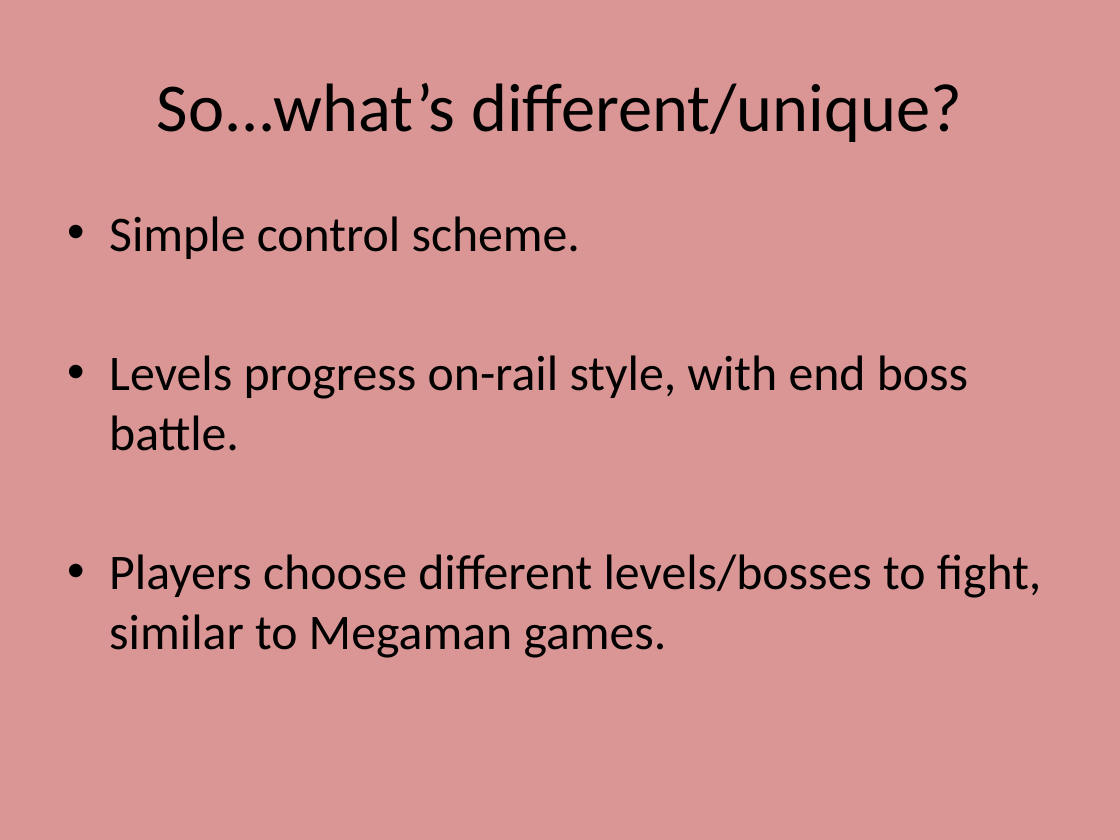
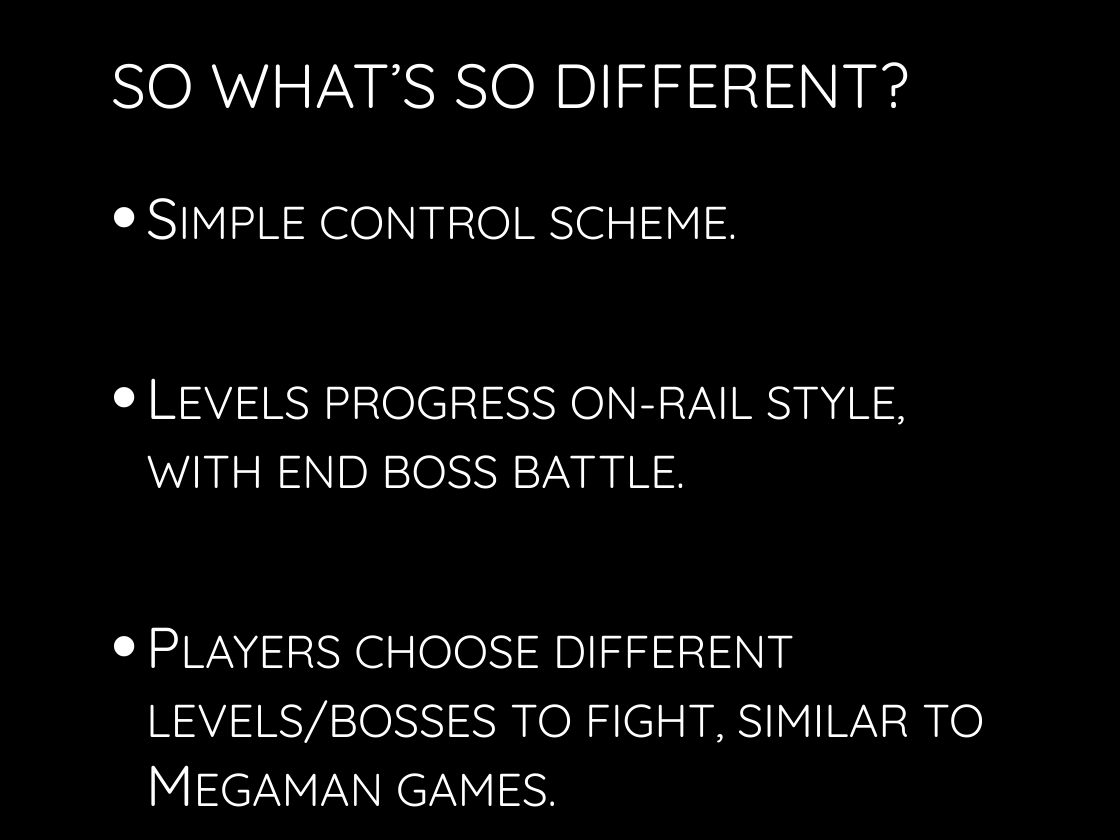
Before and after one commit to kt-chin/Games-and-Interactive-Entertainment-Business-and-Practice, a slide deck: slide 4 of Crystal Maze Disaster.pptx. Drawn at 1120x840 pixels with LibreOffice and Linux fonts; fonts in the diff are those of the drawing; background and template pictures are left out. Boxes give left, top, right and bottom in pixels: in the first picture for what was removed or moved away, otherwise in the second. Text is boxed around its words. In the diff, an @@ line names an element or a change of style, - is before the commit and + after.

```diff
--- a/Crystal Maze Disaster.pptx
+++ b/Crystal Maze Disaster.pptx
@@ background #D99694 to picture (left out) @@
@@ title at [111,62,910,109]: text changed; size 44 to 40 pt; font Calibri to Quicksand; text colour #000000 to gradient #FFFFFF to #BFBFBF @@
-So...what’s different/unique?
+SO WHAT’S SO DIFFERENT?
@@ text "Simple control scheme.": place and size @@
-text "Simple control scheme." at [109,216,1041,658]
+text "Simple control scheme." at [146,206,984,807]
@@ text "Simple control scheme." at [146,206,984,807]: size 32 to 37 pt, font Calibri to Quicksand, text colour #000000 to gradient #FFFFFF to #BFBFBF, small capitals on; indent changed; more space between paragraphs; vertical alignment top to middle @@
```
Also in this commit, not shown: 4 other slides changed, 4 slides added, 1 slide removed.
